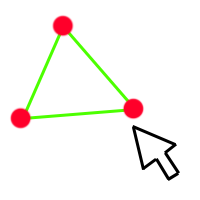
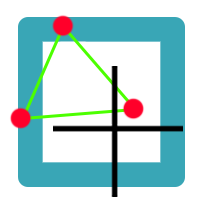
The second 200x200 image is a revision of the first. Changes to its layers:
showed "形状 4", painted on it over (53, 66, 183, 197)
hid "形状 10", painted on it over (82, 67, 180, 181)
added layer "圆角矩形 1" above "图层 0" over (18, 17, 185, 187)
